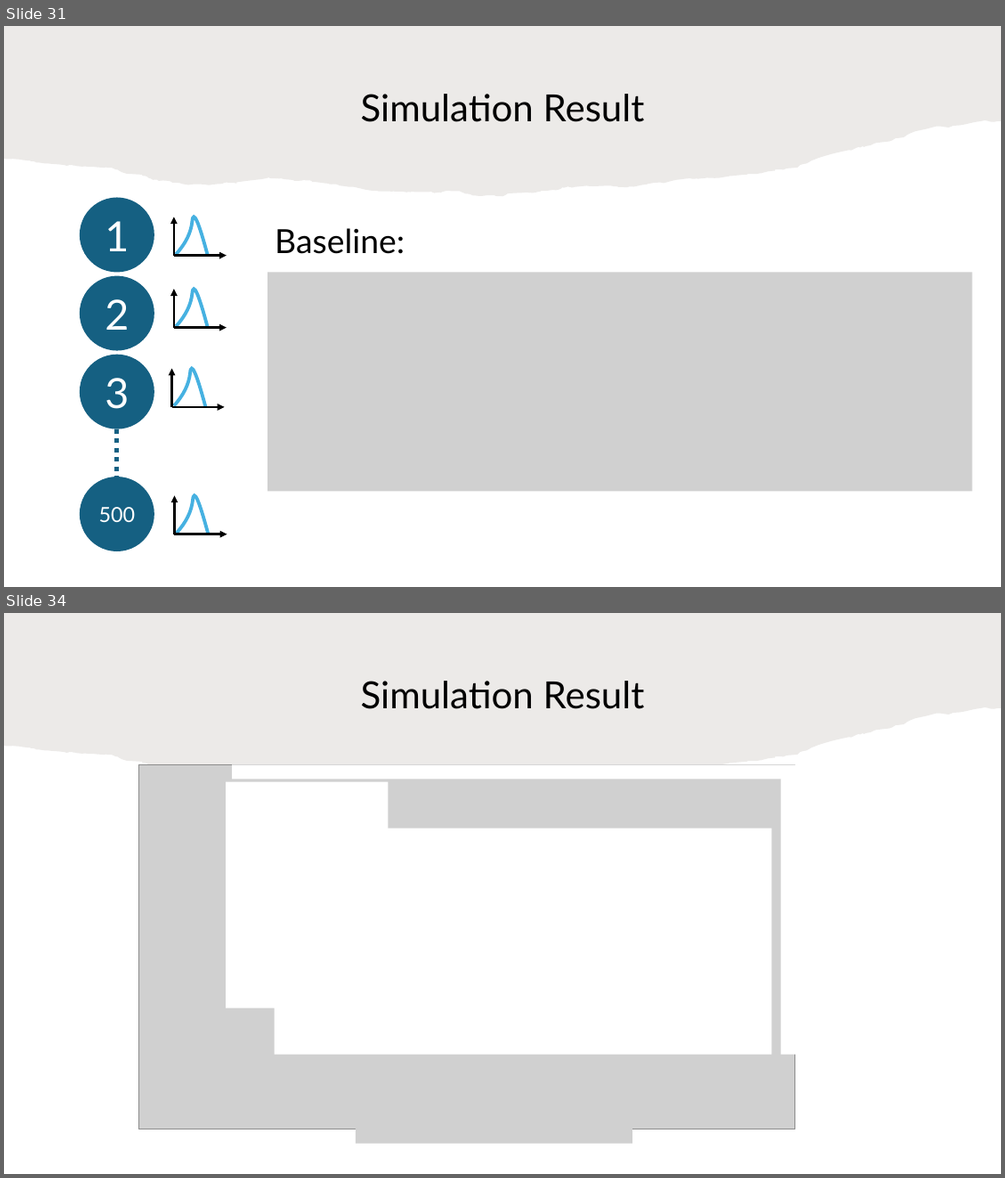
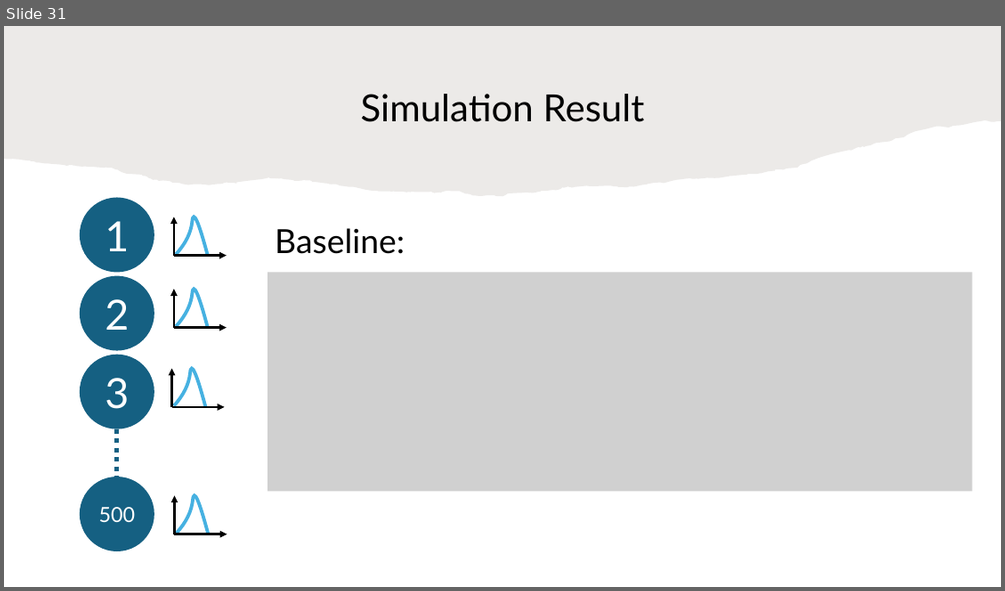
Before and after one commit to HaseebLUMS/Onyx-Presentation, a slide deck: tommy_hotnets_v2.pptx. Shown one above the other, each under a label of ours: slides 31 and 34 before the commit, slide 31 after it; the slides between them are not shown. The pictures are 1005x1178 and 1005x591 pixels, drawn with LibreOffice and Linux fonts; fonts in the diff are those of the drawing; grey boxes stand for pictures. Boxes give left, top, right and bottom in pixels: in the first picture for what was removed or moved away, otherwise in the second. Text is boxed around its words. In the diff, an @@ line names an element or a change of style, - is before the commit and + after.

```diff
--- a/tommy_hotnets_v2.pptx
+++ b/tommy_hotnets_v2.pptx
@@ slide 34 removed at (4,613,1001,1174), background #FFFFFF @@
@@ freeform shape removed at (4,613,1001,784) @@
@@ title removed at (361,681,645,709) @@
-Simulation Result
@@ picture removed at (138,765,795,1129) @@
@@ rectangle removed at (232,765,801,779) @@
@@ rectangle removed at (234,768,882,786) @@
@@ rectangle removed at (778,770,795,1056) @@
@@ rectangle removed at (781,771,809,1054) @@
@@ rectangle removed at (226,782,388,1008) @@
@@ rectangle removed at (275,828,772,1054) @@
@@ picture removed at (356,1095,633,1143) @@
```
Also in this commit, not shown: 1 slide changed.
